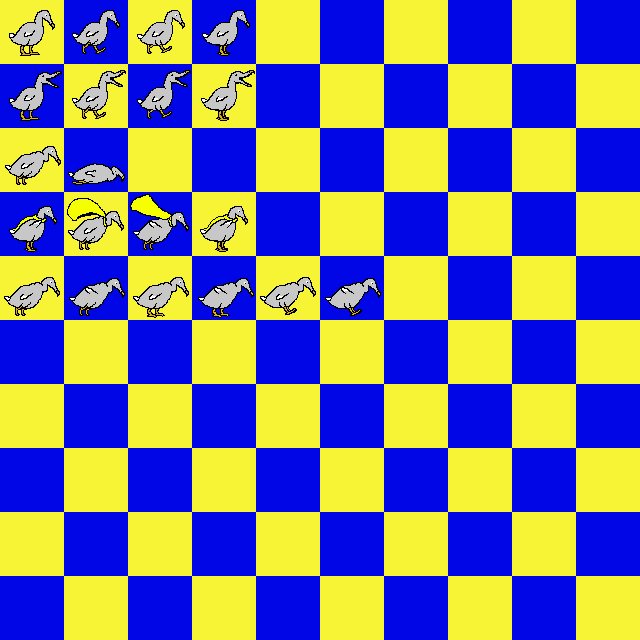
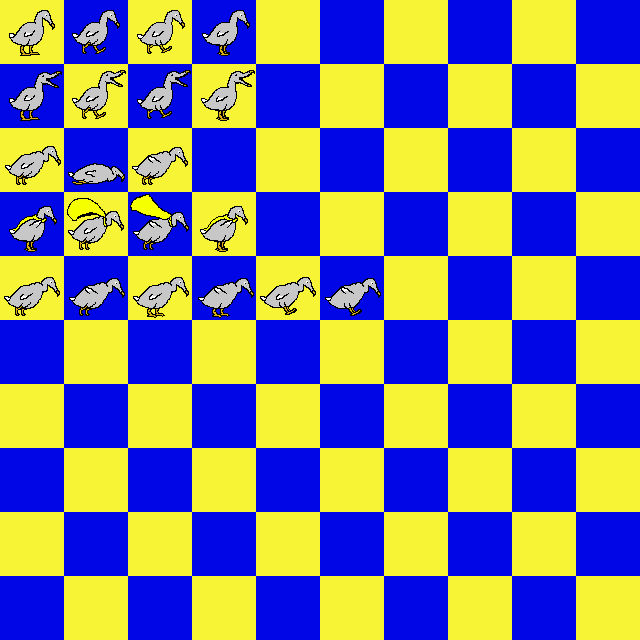
Before/after of a 640px x 640px layered artwork. What changed in the layer stack:
painted on "Ebene" over [132, 147, 188, 185]
